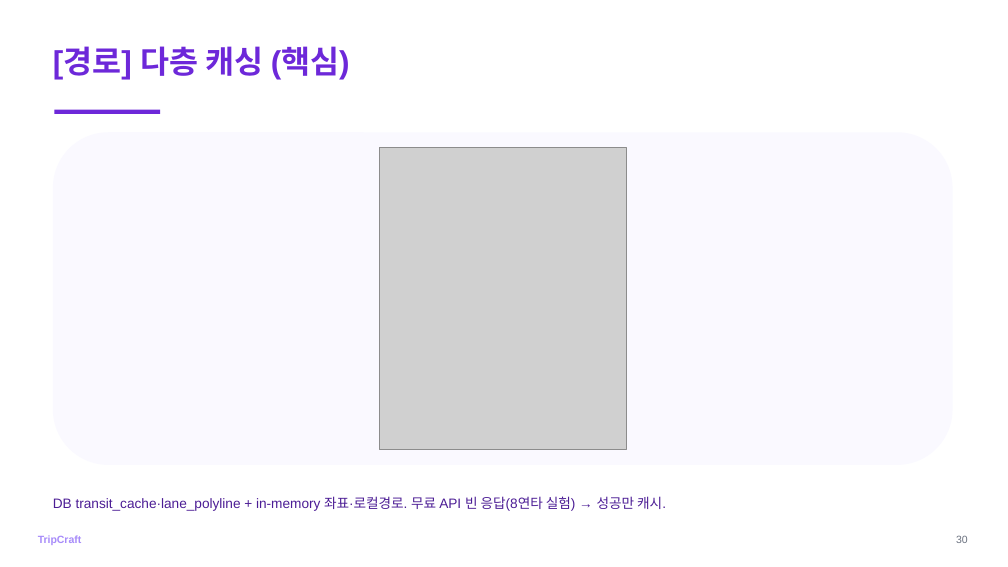
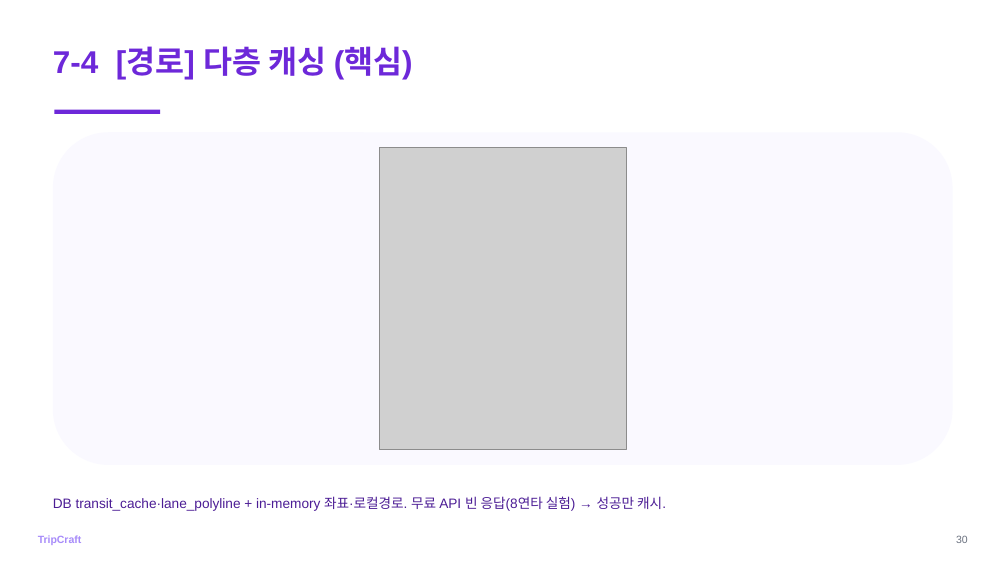
Before and after one commit to DreamingGenie/TripCraft, a slide deck: slide 38 of docs/06_submission/ppt/발표.pptx (slide 37 before the commit). Drawn at 1008x567 pixels with LibreOffice and Linux fonts; fonts in the diff are those of the drawing; grey boxes stand for pictures. Boxes give left, top, right and bottom in pixels: in the first picture for what was removed or moved away, otherwise in the second. Text is boxed around its words. In the diff, an @@ line names an element or a change of style, - is before the commit and + after.

```diff
--- a/docs/06_submission/ppt/발표.pptx
+++ b/docs/06_submission/ppt/발표.pptx
@@ text at box(53, 46, 413, 79): text changed @@
-[경로] 다층 캐싱 (핵심)
+7-4 [경로] 다층 캐싱 (핵심)
```
Also in this commit, not shown: 40 other slides changed, 9 slides added, 2 other files.
